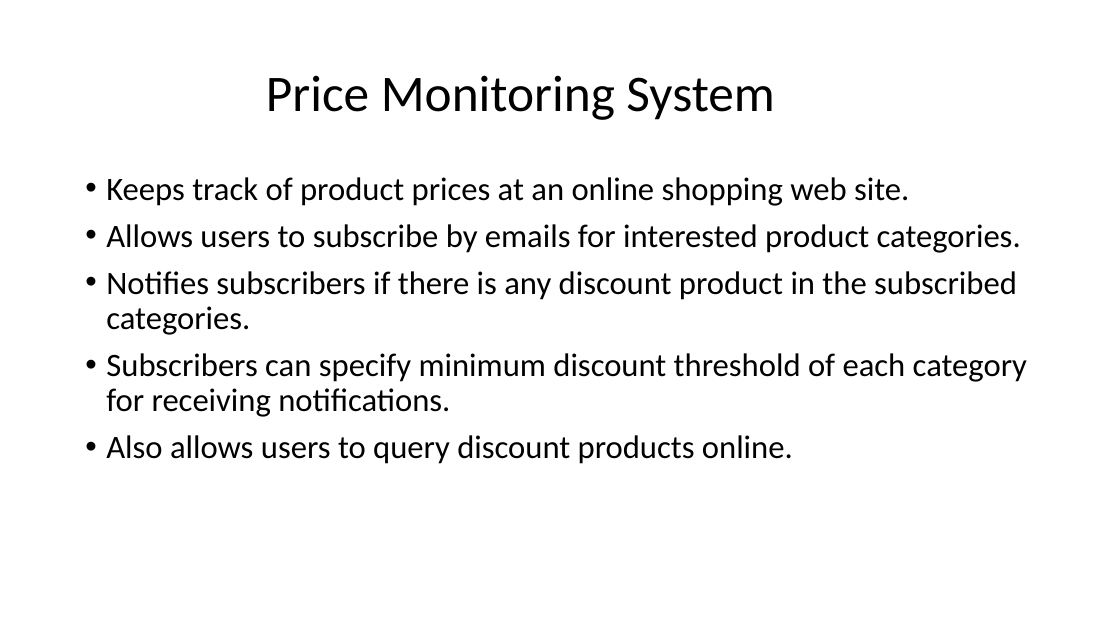
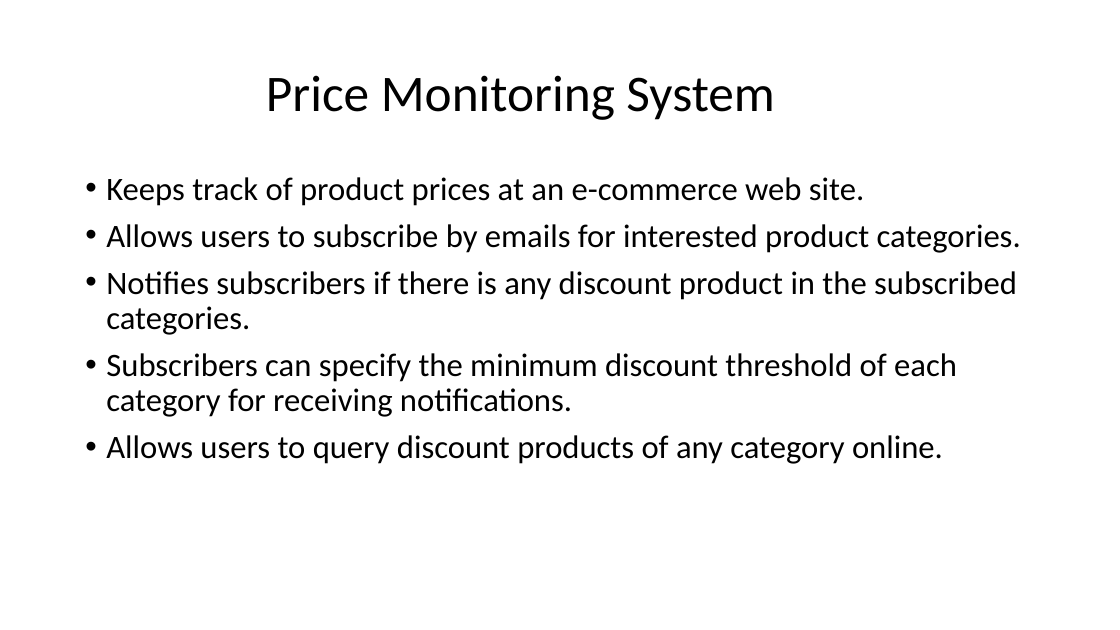
Before and after one commit to youhusky/price-monitoring-system, a slide deck: slide 2 of PriceMonitoringDesign.pptx. Drawn at 1120x630 pixels with LibreOffice and Linux fonts; fonts in the diff are those of the drawing. Boxes give left, top, right and bottom in pixels: in the first picture for what was removed or moved away, otherwise in the second. Text is boxed around its words. In the diff, an @@ line names an element or a change of style, - is before the commit and + after.

Commit message:
Update wording of pptx

```diff
--- a/PriceMonitoringDesign.pptx
+++ b/PriceMonitoringDesign.pptx
@@ text at box(106, 177, 864, 206): text changed @@
-• Keeps track of product prices at an online shopping web site.
+• Keeps track of product prices at an e-commerce web site.
@@ text at box(106, 353, 957, 464): text changed @@
-• Subscribers can specify minimum discount threshold of each category for receiving notifications.
-• Also allows users to query discount products online.
+• Subscribers can specify the minimum discount threshold of each category for receiving notifications.
+• Allows users to query discount products of any category online.
```
Also in this commit, not shown: 3 other slides changed.
